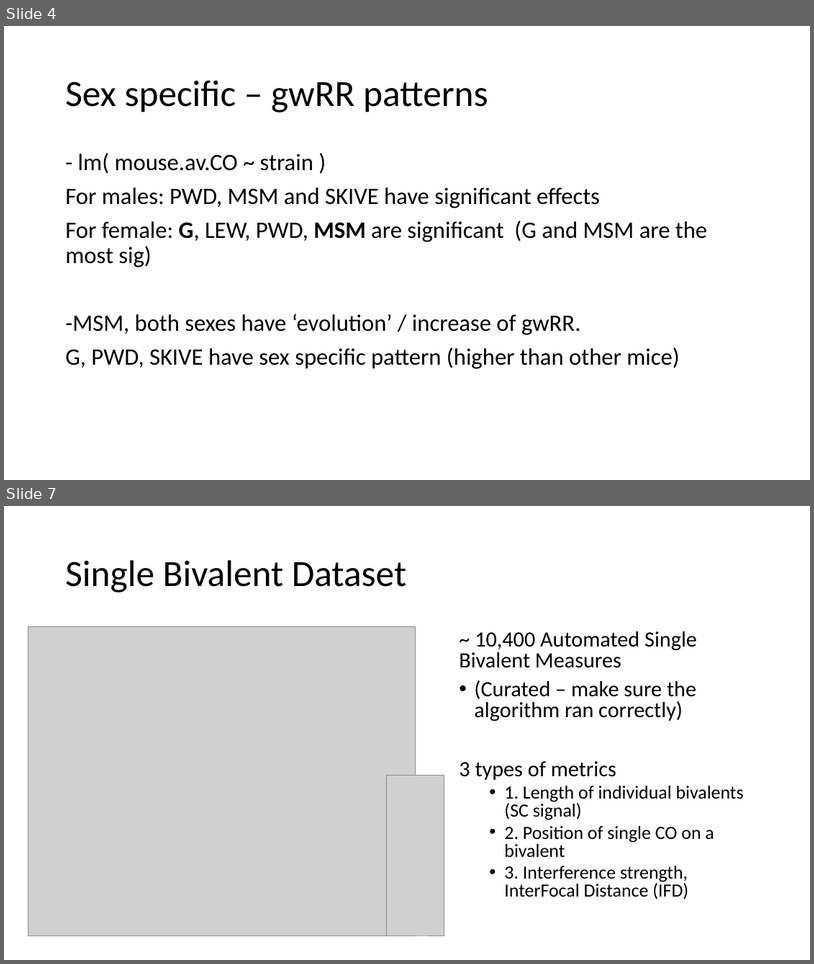
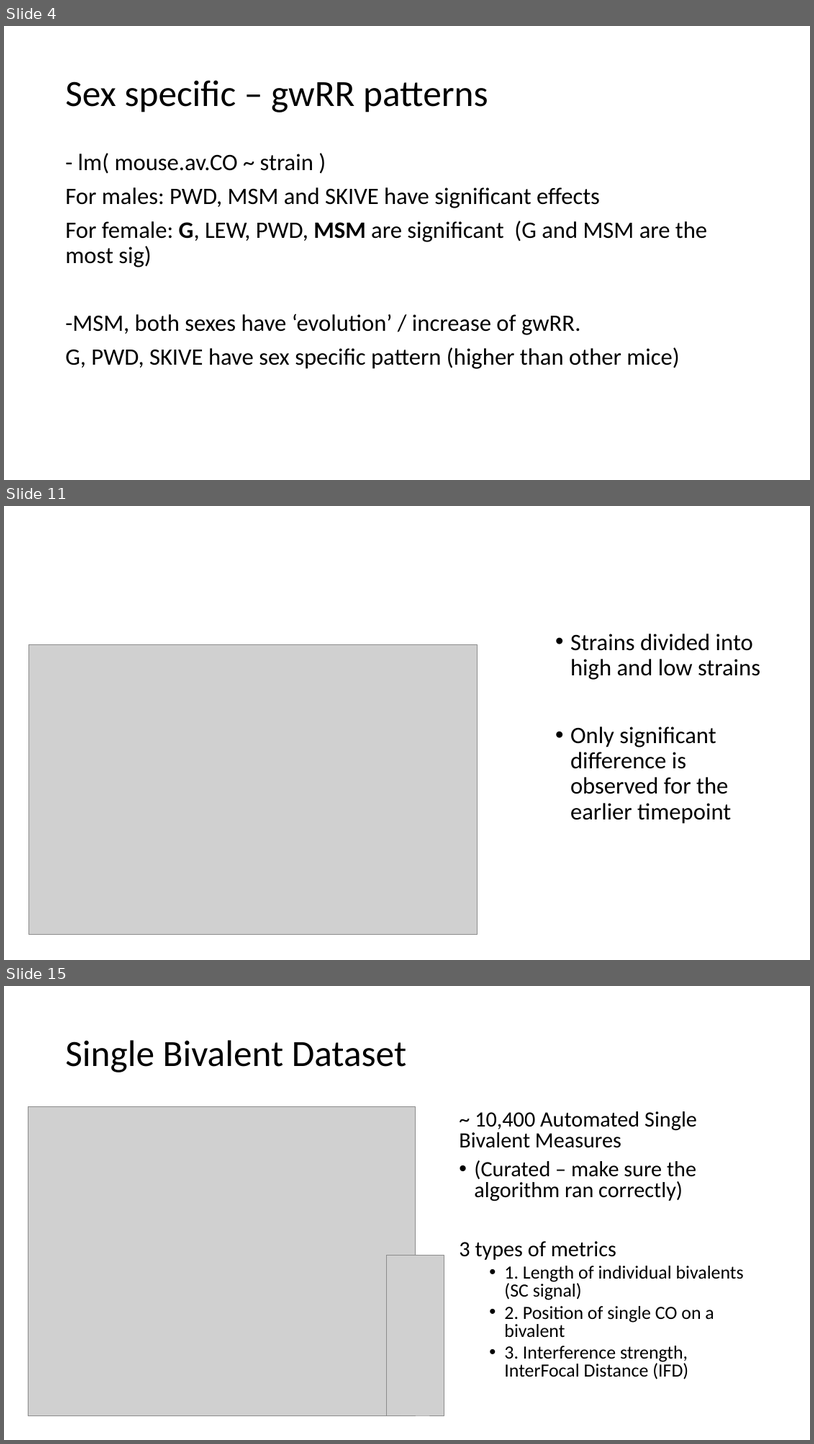
Before and after one commit to petersoapes/MLH1repo, a slide deck: AP_labMeeting_2.12.20.pptx. Shown one above the other, each under a label of ours: slides 4 and 7 before the commit, slides 4, 11 and 15 after it; the slides between them are not shown. The pictures are 814x964 and 814x1444 pixels, drawn with LibreOffice and Linux fonts; fonts in the diff are those of the drawing; grey boxes stand for pictures. Boxes give left, top, right and bottom in pixels: in the first picture for what was removed or moved away, otherwise in the second. Text is boxed around its words. In the diff, an @@ line names an element or a change of style, - is before the commit and + after.

```diff
--- a/AP_labMeeting_2.12.20.pptx
+++ b/AP_labMeeting_2.12.20.pptx
@@ slide 11 added at [4, 506, 810, 960], background #FFFFFF @@
@@ text added at [571, 633, 761, 824], 28 pt, text #000000 @@
+• Strains divided into high and low strains
+• Only significant difference is observed for the earlier timepoint
@@ picture added at [28, 644, 477, 934] @@
@@ what was slide 7 is now slide 15 @@
```
Also in this commit, not shown: 1 slide changed, 8 other slides added, 1 slide removed, 1 other file.
